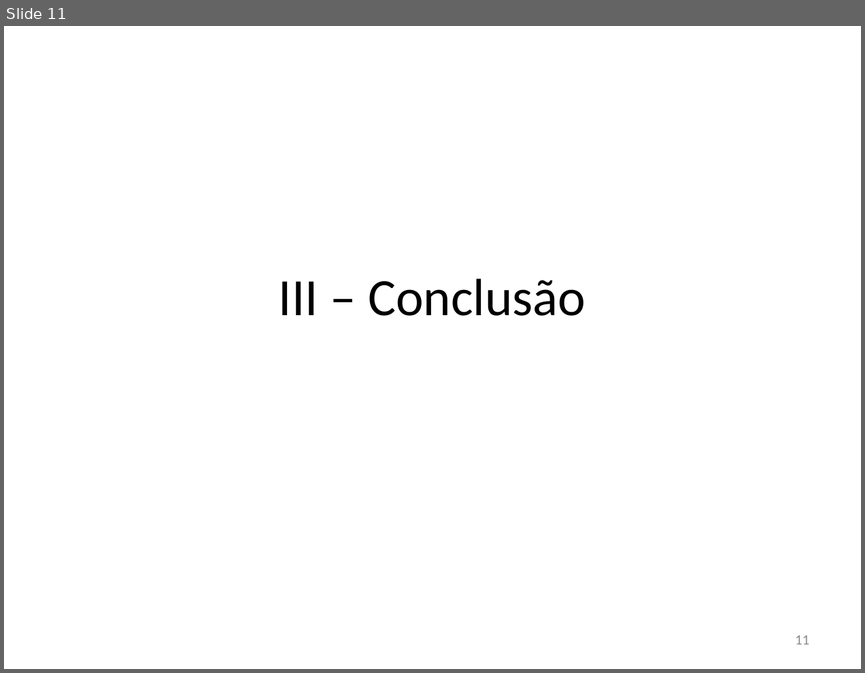
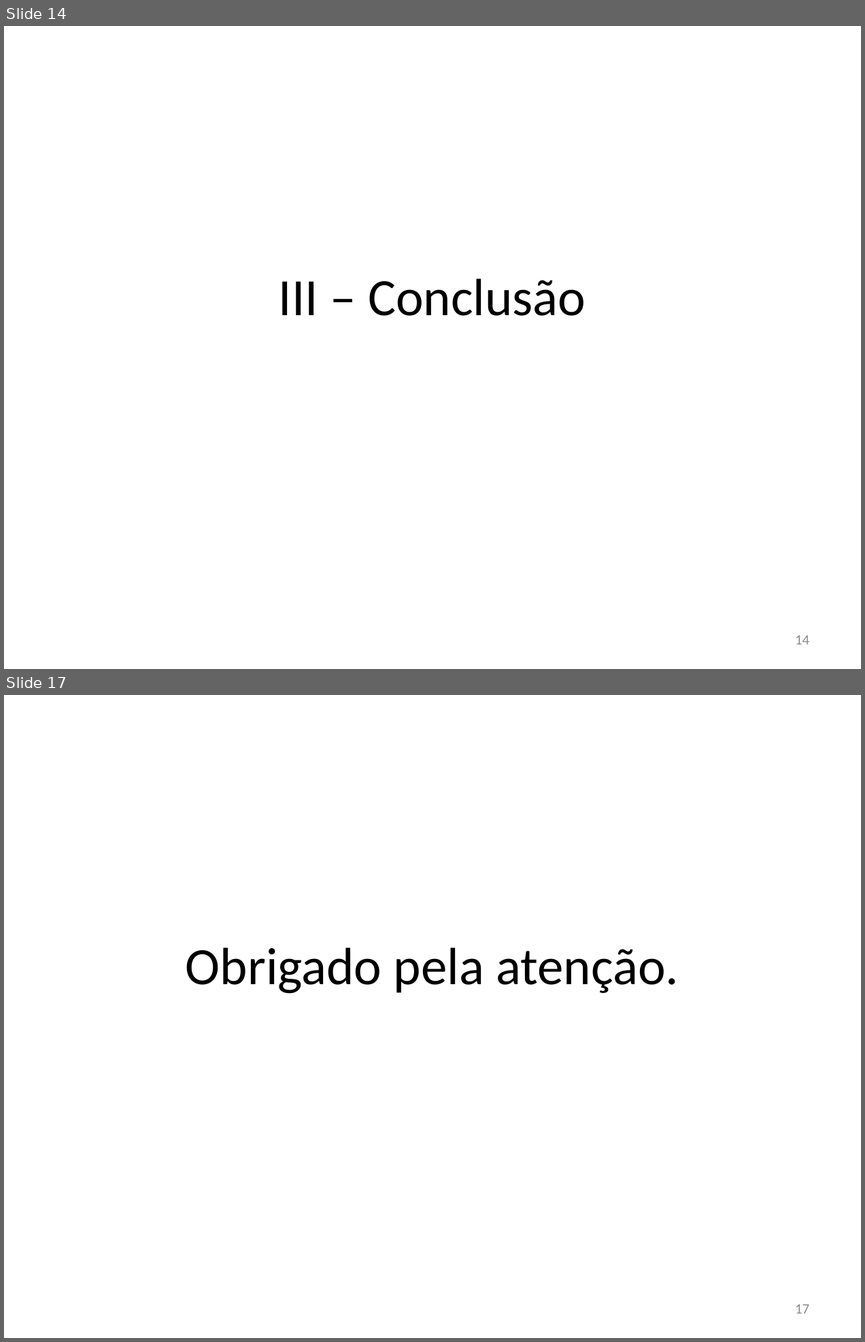
Before and after one commit to rfc410/tcc, a slide deck: apresentacao.pptx. Shown one above the other, each under a label of ours: slide 11 before the commit, slides 14 and 17 after it; the slides between them are not shown. The pictures are 865x673 and 865x1342 pixels, drawn with LibreOffice and Linux fonts; fonts in the diff are those of the drawing. Boxes give left, top, right and bottom in pixels: in the first picture for what was removed or moved away, otherwise in the second. Text is boxed around its words. In the diff, an @@ line names an element or a change of style, - is before the commit and + after.

```diff
--- a/apresentacao.pptx
+++ b/apresentacao.pptx
@@ slide 17 added at <box>4,695,861,1338</box>, background #FFFFFF @@
@@ title added at <box>186,947,679,994</box>, 44 pt, text #000000 @@
+Obrigado pela atenção.
@@ page number added at <box>795,1304,809,1313</box>, 12 pt, text #8C8C8C @@
+17
@@ what was slide 11 is now slide 14 @@
@@ page number at <box>795,635,809,644</box>: text changed @@
-11
+14
```
Also in this commit, not shown: 5 other slides added, 1 other file.
